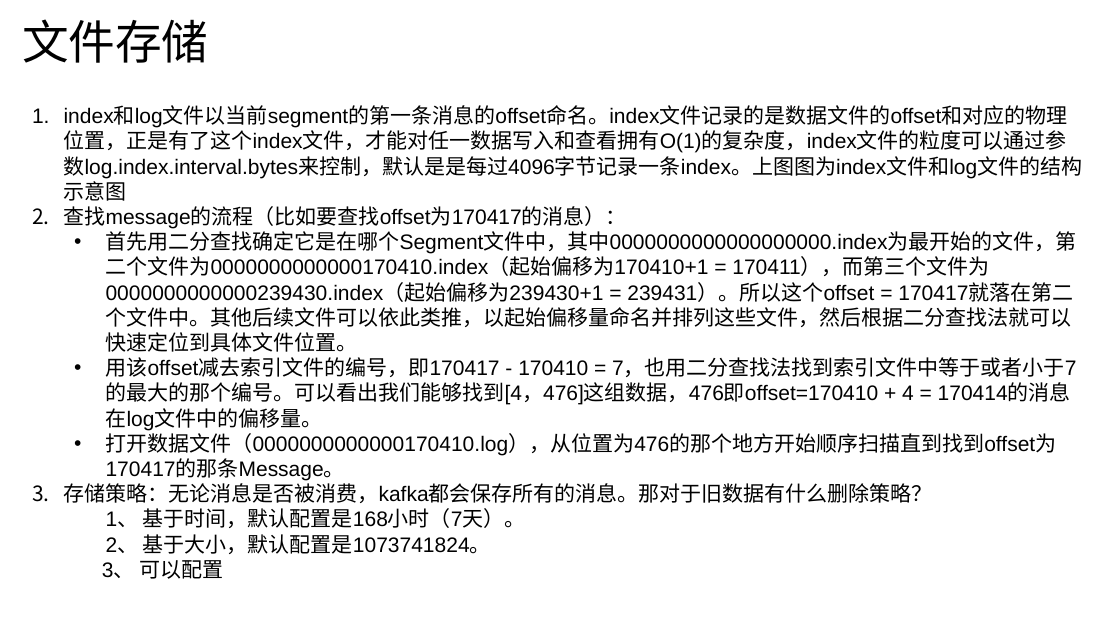
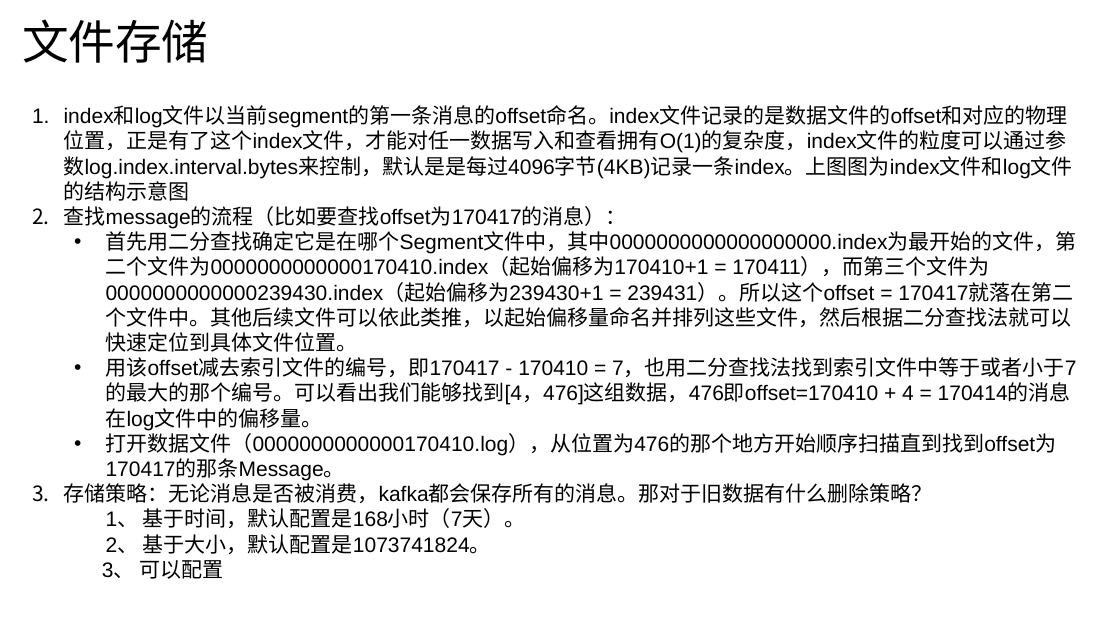
Before and after one commit to Choubeihai/algorithm, a slide deck: slide 9 of go-micro和kafka.pptx. Drawn at 1120x630 pixels with LibreOffice and Linux fonts; fonts in the diff are those of the drawing. Boxes give left, top, right and bottom in pixels: in the first picture for what was removed or moved away, otherwise in the second. Text is boxed around its words. In the diff, an @@ line names an element or a change of style, - is before the commit and + after.

```diff
--- a/go-micro和kafka.pptx
+++ b/go-micro和kafka.pptx
@@ text at (64, 107, 1073, 179): text changed @@
-1. index和log文件以当前segment的第一条消息的offset命名。index文件记录的是数据文件的offset和对应的物理位置，正是有了这个index文件，才能对任一数据写入和查看拥有O(1)的复杂度，index文件的粒度可以通过参数log.index.interval.bytes来控制，默认是是每过4096字节记录一条index。上图图为index文件和log文件的结构示意图
+1. index和log文件以当前segment的第一条消息的offset命名。index文件记录的是数据文件的offset和对应的物理位置，正是有了这个index文件，才能对任一数据写入和查看拥有O(1)的复杂度，index文件的粒度可以通过参数log.index.interval.bytes来控制，默认是是每过4096字节(4KB)记录一条index。上图图为index文件和log文件的结构示意图
```
Also in this commit, not shown: 1 other slide changed, 2 slides added, 16 other files.
